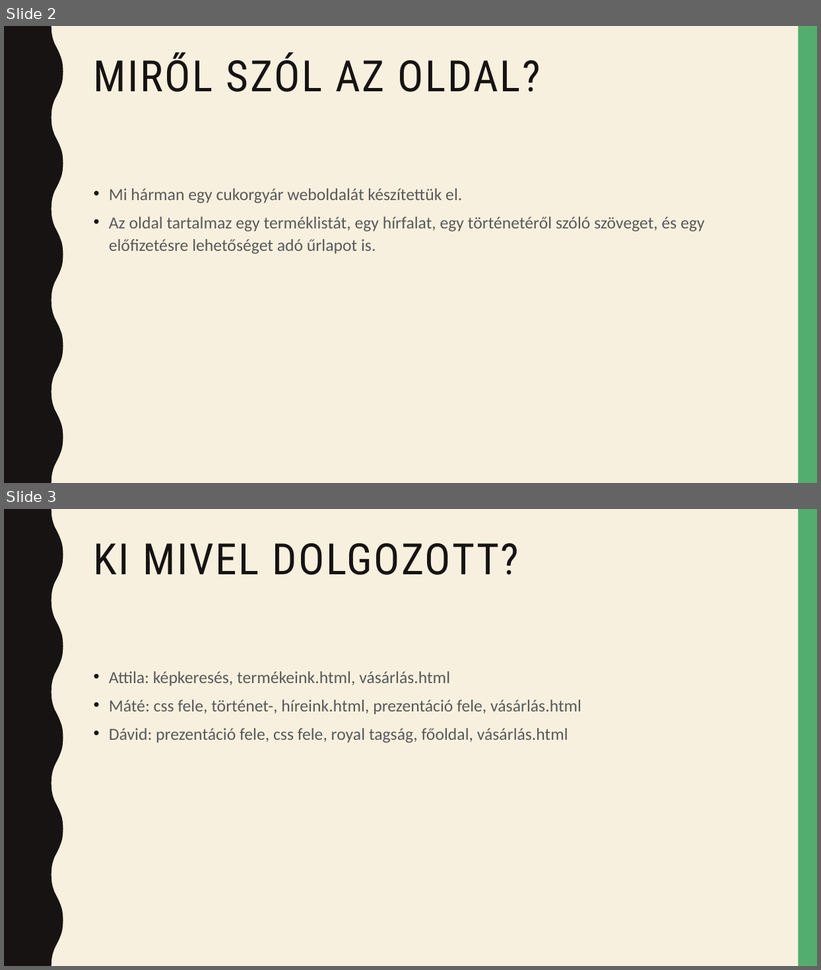
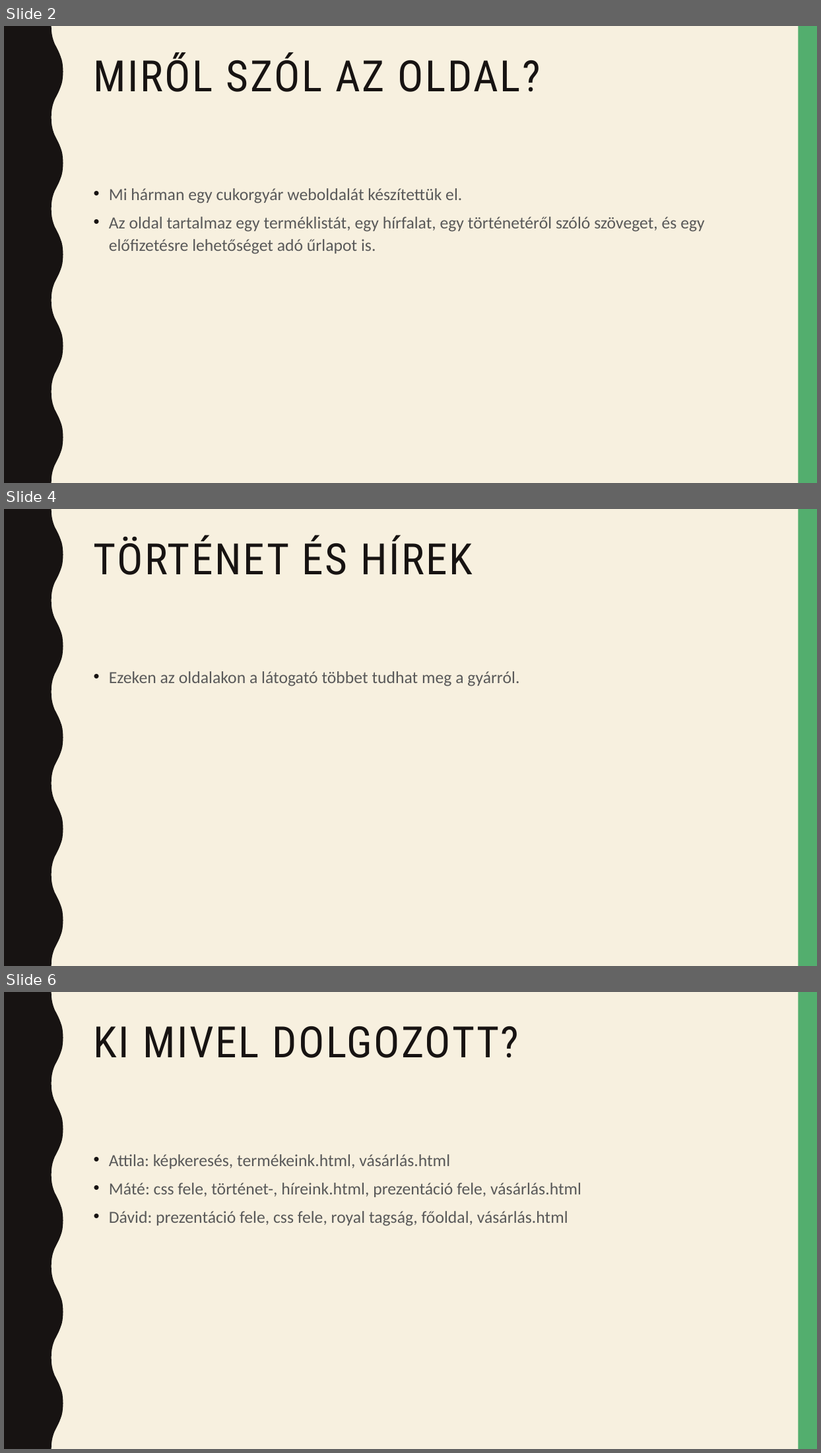
Before and after one commit to David05xd/cukorgyar, a slide deck: Royal candy cukorgyár.pptx. Shown one above the other, each under a label of ours: slides 2 and 3 before the commit, slides 2, 4 and 6 after it; the slides between them are not shown. The pictures are 821x970 and 821x1453 pixels, drawn with LibreOffice and Linux fonts; fonts in the diff are those of the drawing. Boxes give left, top, right and bottom in pixels: in the first picture for what was removed or moved away, otherwise in the second. Text is boxed around its words. In the diff, an @@ line names an element or a change of style, - is before the commit and + after.

```diff
--- a/Royal candy cukorgyár.pptx
+++ b/Royal candy cukorgyár.pptx
@@ slide 4 added at bbox=[4, 509, 817, 966], background #F7F0DF; not listed: 2 template elements that a slide beside it also shows @@
@@ title added at bbox=[94, 535, 473, 575], 51 pt, text #171312 @@
+TÖRTÉNET ÉS HÍREK
@@ text added at bbox=[109, 671, 519, 687], 20 pt, text #595959 @@
+• Ezeken az oldalakon a látogató többet tudhat meg a gyárról.
@@ what was slide 3 is now slide 6 @@
```
Also in this commit, not shown: 2 other slides added, 1 other file.
